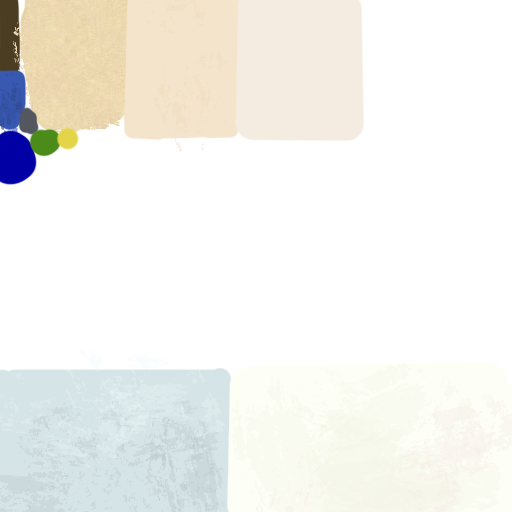
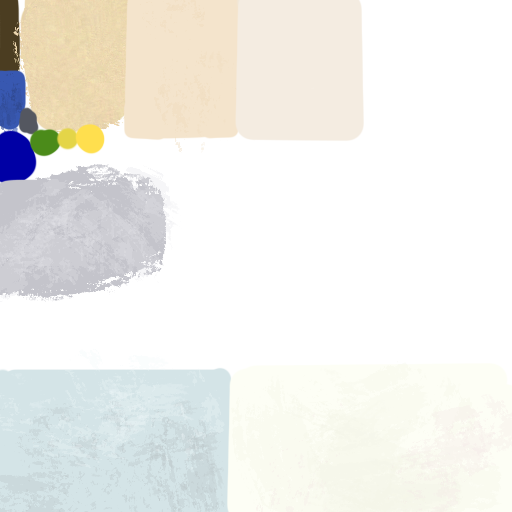
The second 512 × 512 image is a revision of the first. Changes to its layers:
painted on "Layer 1" over bbox(0, 123, 179, 302)
